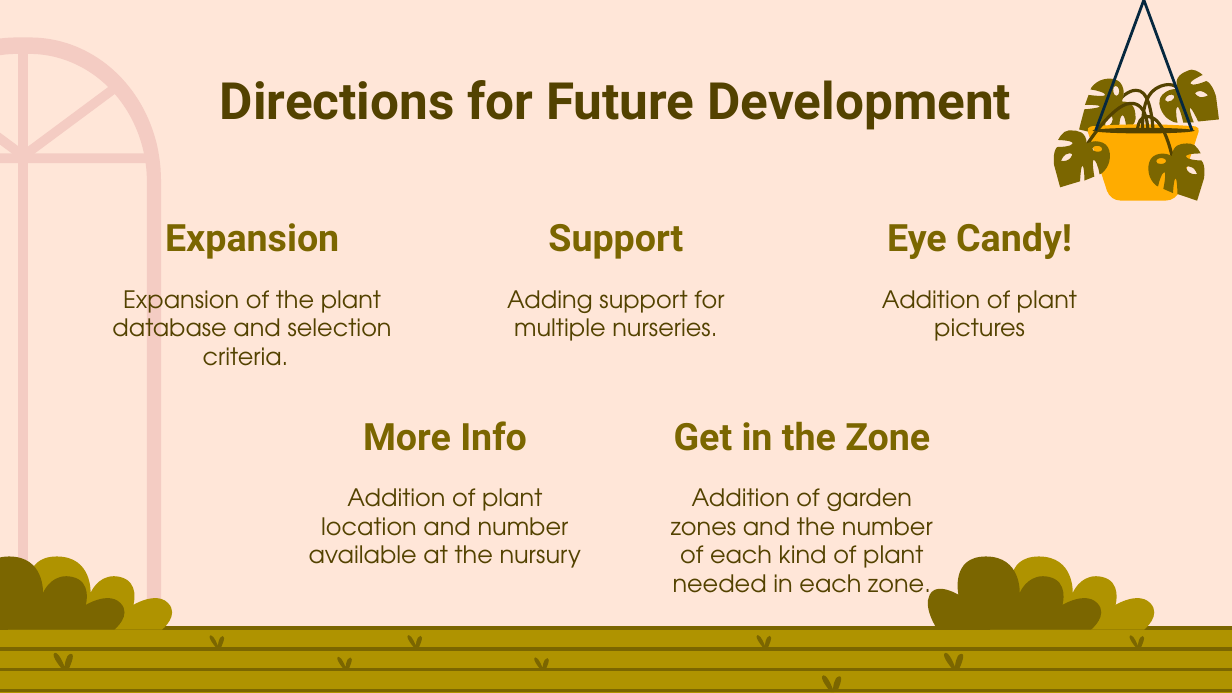
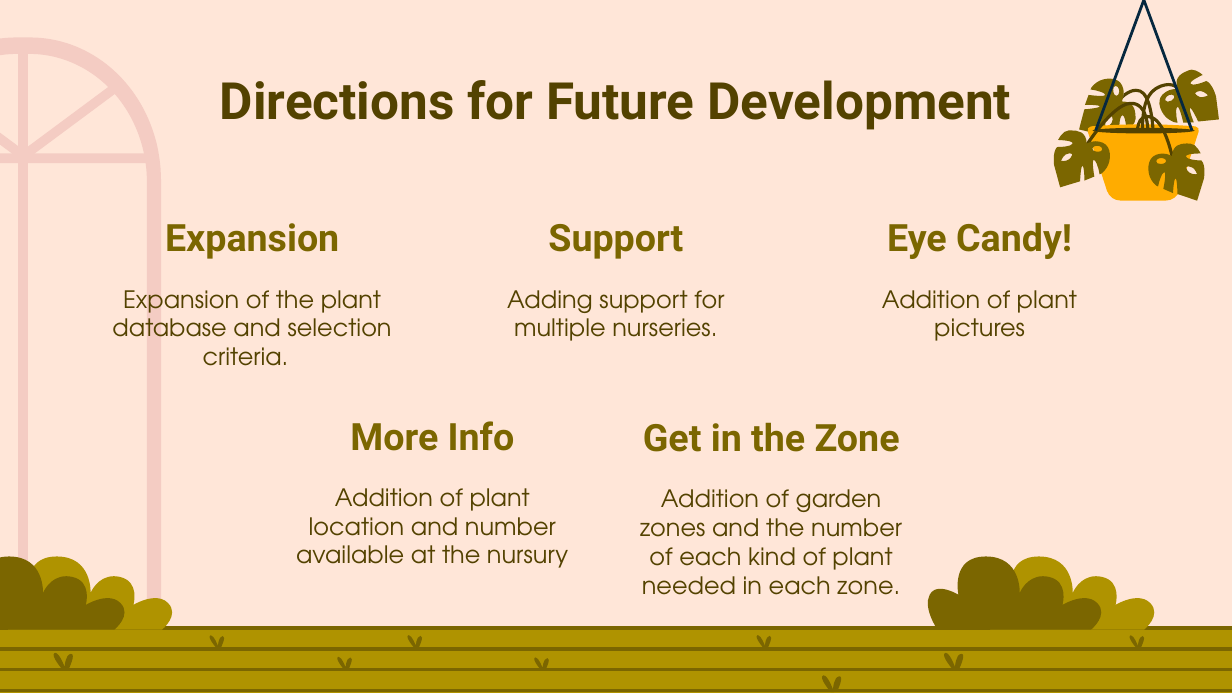
Before and after one commit to JohnSauter/plant_selection_planner, a slide deck: slide 6 of presentation/Group_Project_2.odp. Drawn at 1232x693 pixels with LibreOffice and Linux fonts; fonts in the diff are those of the drawing. Boxes give left, top, right and bottom in pixels: in the first picture for what was removed or moved away, otherwise in the second. Text is boxed around its words. In the diff, an @@ line names an element or a change of style, - is before the commit and + after.

```diff
--- a/presentation/Group_Project_2.odp
+++ b/presentation/Group_Project_2.odp
@@ title "More Info": place and size @@
-title "More Info" at [363, 421, 527, 451]
+title "More Info" at [350, 421, 515, 451]
@@ title "Get in the Zone": place and size @@
-title "Get in the Zone" at [674, 421, 930, 451]
+title "Get in the Zone" at [643, 422, 900, 452]
@@ subtitle "Addition of plant location and ...": place and size @@
-subtitle "Addition of plant location and ..." at [309, 488, 581, 568]
+subtitle "Addition of plant location and ..." at [296, 488, 568, 568]
@@ subtitle "Addition of garden zones and ..." rewrapped from [671, 488, 933, 604] to [640, 489, 902, 595] @@
```
Also in this commit, not shown: 7 other slides changed, 1 slide removed.
